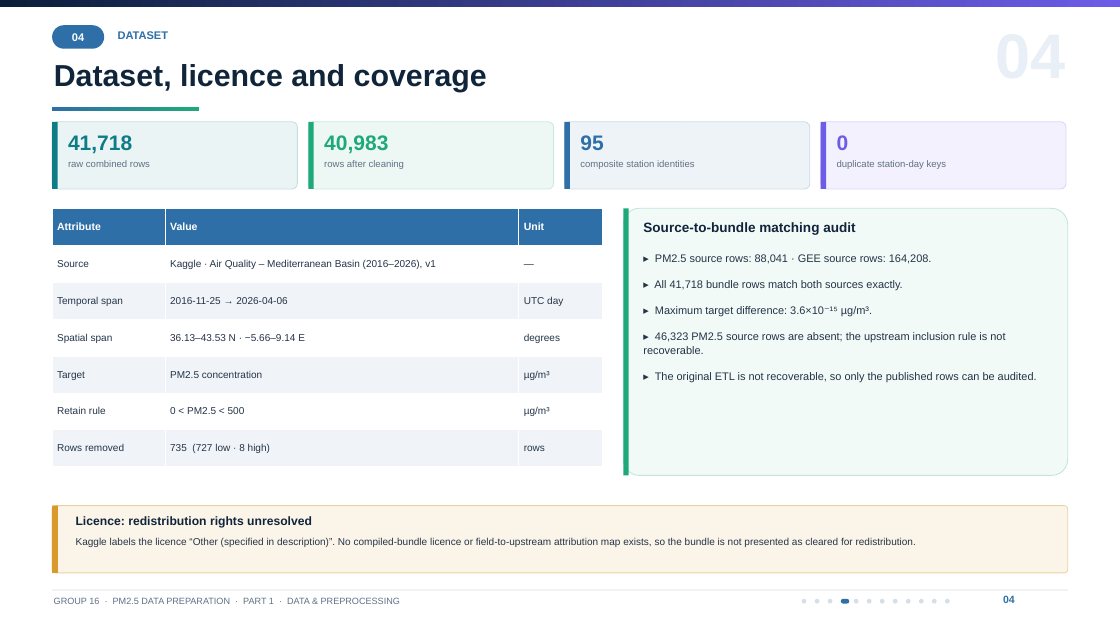
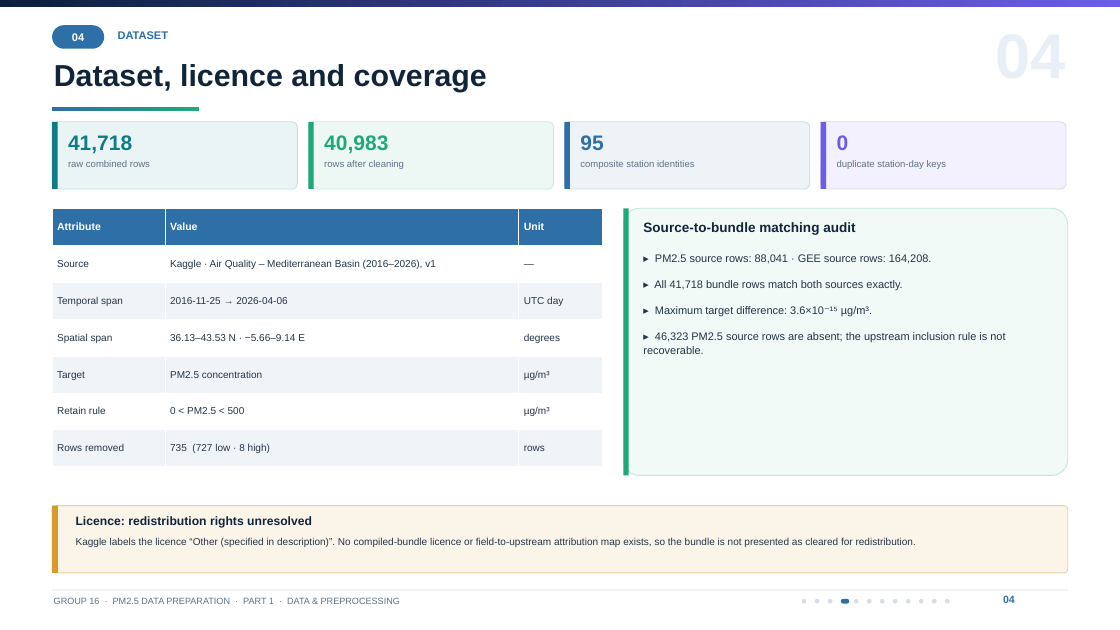
Before and after one commit to mohanedislam9285/part1, a slide deck: slide 4 of presentation/Part_1_Presentation.pptx. Drawn at 1120x630 pixels with LibreOffice and Linux fonts; fonts in the diff are those of the drawing. Boxes give left, top, right and bottom in pixels: in the first picture for what was removed or moved away, otherwise in the second. Text is boxed around its words. In the diff, an @@ line names an element or a change of style, - is before the commit and + after.

```diff
--- a/presentation/Part_1_Presentation.pptx
+++ b/presentation/Part_1_Presentation.pptx
@@ text at <box>655,372,1037,382</box>: paragraph removed @@
-▸ The original ETL is not recoverable, so only the published rows can be audited.
```
Also in this commit, not shown: 6 other slides changed, 9 other files.
